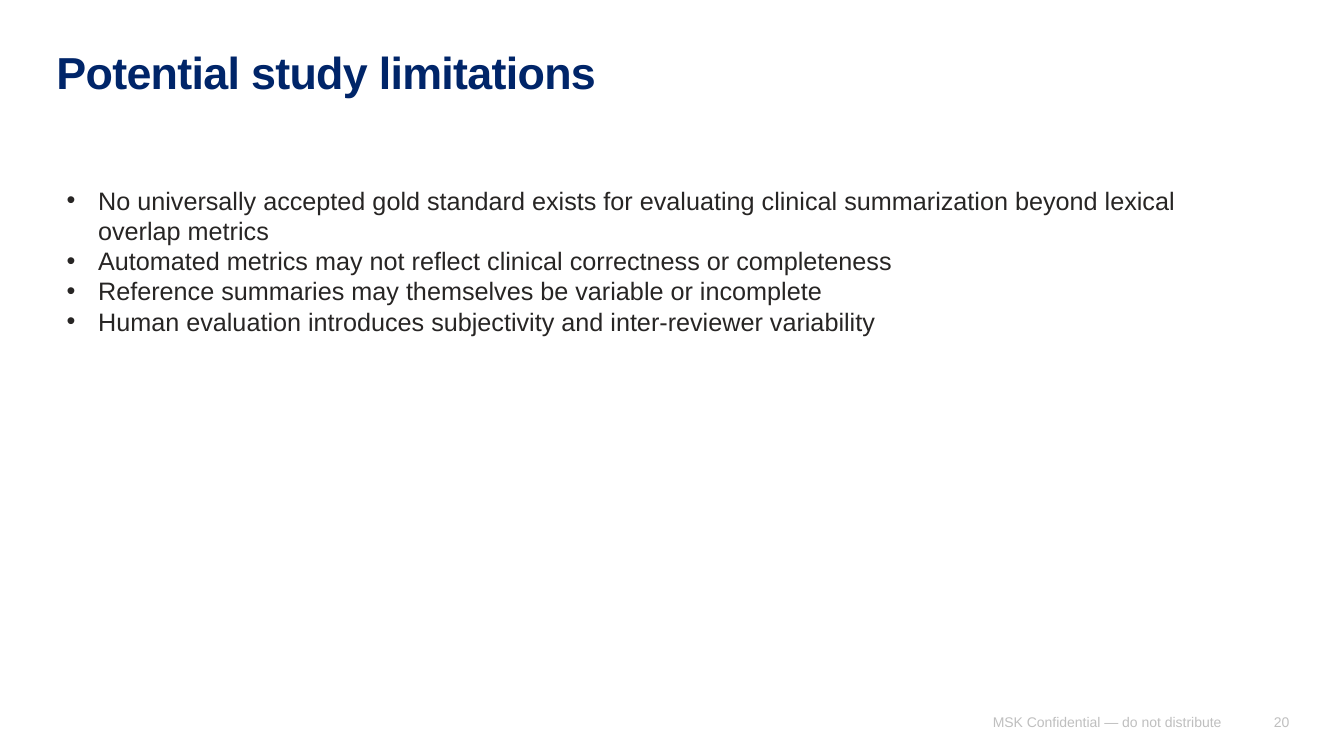
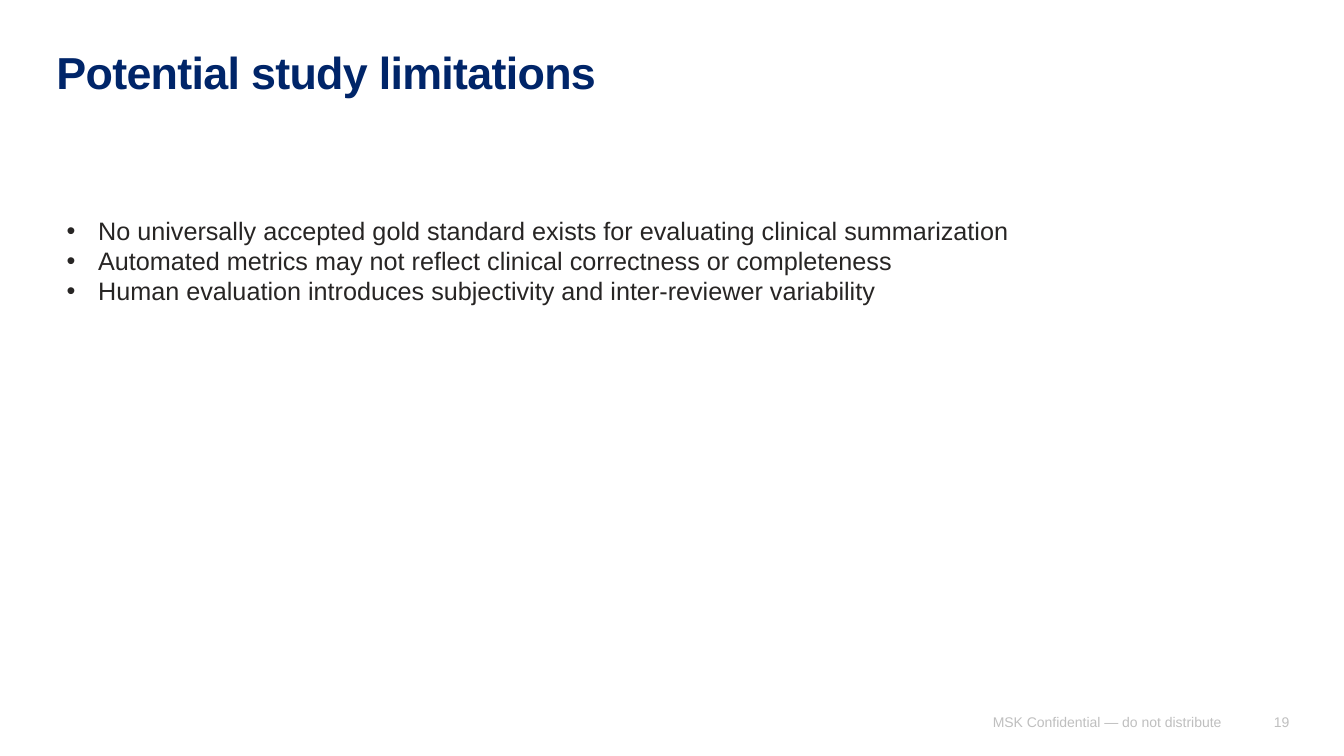
Before and after one commit to Robertjam954/llm_summarization_br_ca, a slide deck: slide 19 of conferences/cornell_spring_wip/llm_summary_validation_presentation.pptx (slide 20 before the commit). Drawn at 1344x756 pixels with LibreOffice and Linux fonts; fonts in the diff are those of the drawing. Boxes give left, top, right and bottom in pixels: in the first picture for what was removed or moved away, otherwise in the second. Text is boxed around its words. In the diff, an @@ line names an element or a change of style, - is before the commit and + after.

```diff
--- a/conferences/cornell_spring_wip/llm_summary_validation_presentation.pptx
+++ b/conferences/cornell_spring_wip/llm_summary_validation_presentation.pptx
@@ text "No universally accepted gold standard ..." moved from (x1=98, y1=191, x2=1175, y2=336) to (x1=98, y1=221, x2=1008, y2=306) @@
@@ text at (x1=98, y1=221, x2=1008, y2=246): text changed @@
-• No universally accepted gold standard exists for evaluating clinical summarization beyond lexical overlap metrics
+• No universally accepted gold standard exists for evaluating clinical summarization
@@ text at (x1=98, y1=281, x2=822, y2=306): paragraph removed @@
-• Reference summaries may themselves be variable or incomplete
@@ page number at (x1=1274, y1=717, x2=1290, y2=727): text changed @@
-20
+19
```
Also in this commit, not shown: 14 other slides changed, 2 slides added, 2 slides removed, 5 other files.
